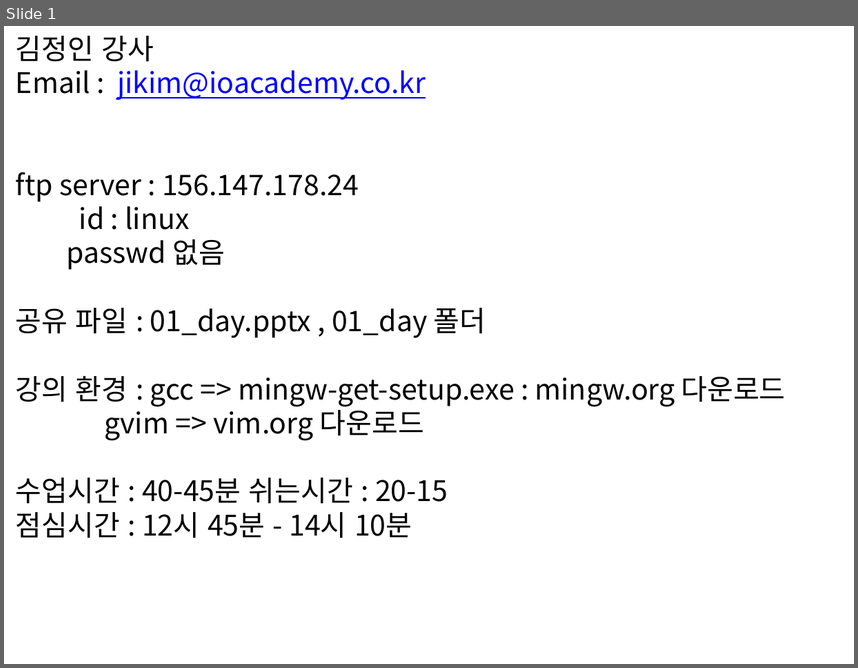
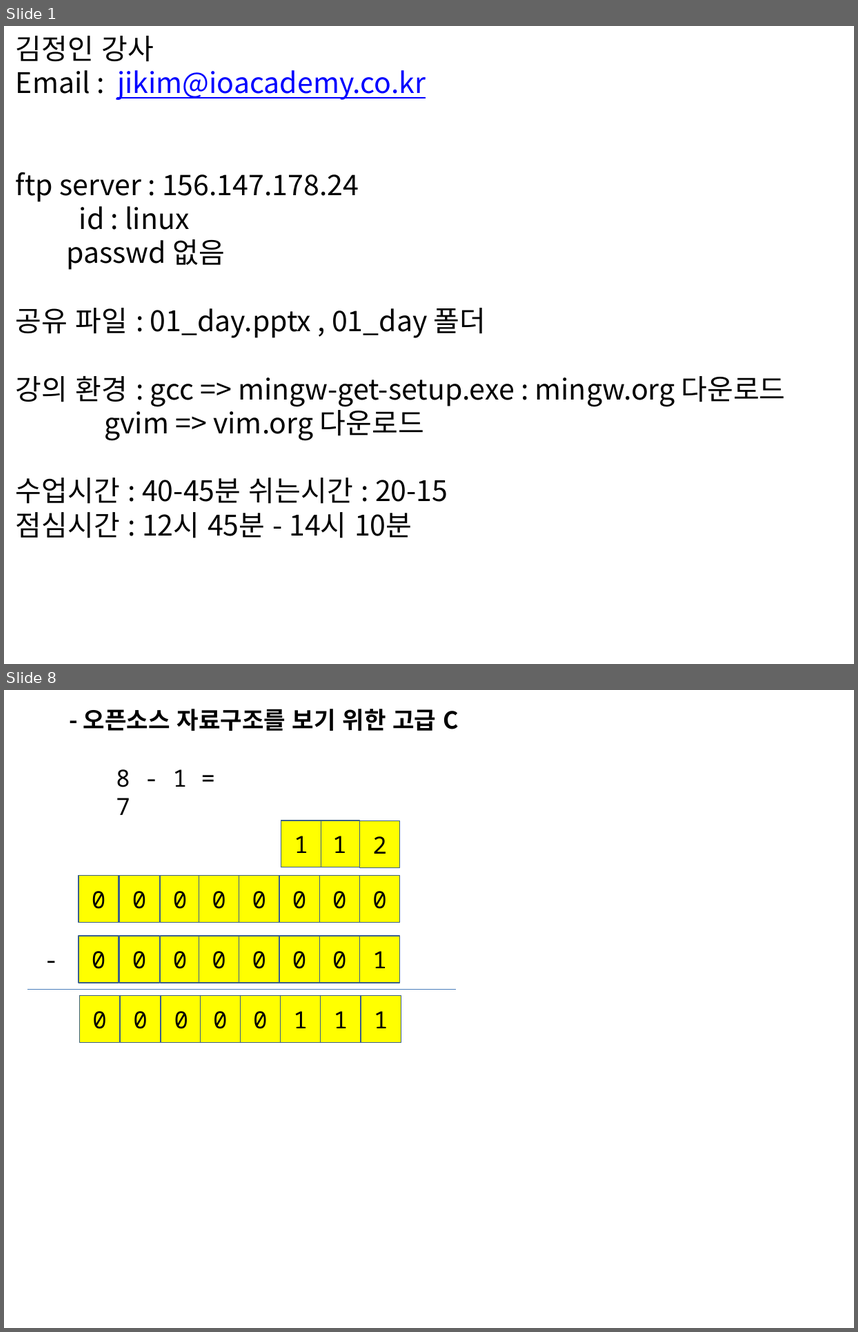
Before and after one commit to chisun-joung/osdsalgo_c, a slide deck: 01_day.pptx. Shown one above the other, each under a label of ours: slide 1 before the commit, slides 1 and 8 after it; the slides between them are not shown. The pictures are 858x668 and 858x1332 pixels, drawn with LibreOffice and Linux fonts; fonts in the diff are those of the drawing. Boxes give left, top, right and bottom in pixels: in the first picture for what was removed or moved away, otherwise in the second. Text is boxed around its words. In the diff, an @@ line names an element or a change of style, - is before the commit and + after.

```diff
--- a/01_day.pptx
+++ b/01_day.pptx
@@ slide 8 added at (4,690,854,1328), background #FFFFFF @@
@@ text added at (83,709,458,731), 20 pt, text #000000, bold @@
+- 오픈소스 자료구조를 보기 위한 고급 C
@@ text added at (116,769,188,815), 20 pt, text #000000 @@
+8 - 1 = 7
@@ rectangle added at (281,820,321,867), fill #FFFF00, outline #3A5F8C 0.75 pt, 20 pt, text #000000 @@
+1
@@ rectangle added at (319,820,359,867), fill #FFFF00, outline #3A5F8C 0.75 pt, 20 pt, text #000000 @@
+1
@@ rectangle added at (359,821,399,867), fill #FFFF00, outline #3A5F8C 0.75 pt, 20 pt, text #000000 @@
+2
@@ rectangle added at (79,876,119,922), fill #FFFF00, outline #3A5F8C 0.75 pt, 20 pt, text #000000 @@
+0
@@ rectangle added at (120,876,159,922), fill #FFFF00, outline #3A5F8C 0.75 pt, 20 pt, text #000000 @@
+0
@@ rectangle added at (161,876,201,922), fill #FFFF00, outline #3A5F8C 0.75 pt, 20 pt, text #000000 @@
+0
@@ rectangle added at (199,876,239,922), fill #FFFF00, outline #3A5F8C 0.75 pt, 20 pt, text #000000 @@
+0
@@ rectangle added at (239,876,279,922), fill #FFFF00, outline #3A5F8C 0.75 pt, 20 pt, text #000000 @@
+0
@@ rectangle added at (279,876,319,922), fill #FFFF00, outline #3A5F8C 0.75 pt, 20 pt, text #000000 @@
+0
@@ rectangle added at (319,876,359,922), fill #FFFF00, outline #3A5F8C 0.75 pt, 20 pt, text #000000 @@
+0
@@ rectangle added at (359,876,399,922), fill #FFFF00, outline #3A5F8C 0.75 pt, 20 pt, text #000000 @@
+0
@@ rectangle added at (79,936,119,983), fill #FFFF00, outline #3A5F8C 0.75 pt, 20 pt, text #000000 @@
+0
@@ rectangle added at (120,936,159,983), fill #FFFF00, outline #3A5F8C 0.75 pt, 20 pt, text #000000 @@
+0
@@ rectangle added at (161,936,201,983), fill #FFFF00, outline #3A5F8C 0.75 pt, 20 pt, text #000000 @@
+0
@@ rectangle added at (199,936,239,983), fill #FFFF00, outline #3A5F8C 0.75 pt, 20 pt, text #000000 @@
+0
@@ rectangle added at (239,936,279,983), fill #FFFF00, outline #3A5F8C 0.75 pt, 20 pt, text #000000 @@
+0
@@ rectangle added at (279,936,319,983), fill #FFFF00, outline #3A5F8C 0.75 pt, 20 pt, text #000000 @@
+0
@@ rectangle added at (319,936,359,983), fill #FFFF00, outline #3A5F8C 0.75 pt, 20 pt, text #000000 @@
+0
@@ rectangle added at (359,936,399,983), fill #FFFF00, outline #3A5F8C 0.75 pt, 20 pt, text #000000 @@
+1
@@ text added at (36,940,66,978), 20 pt, text #000000 @@
+-
@@ line added from (27, 989) to (455, 989), #4B7EBC 0.75 pt @@
@@ rectangle added at (80,995,120,1042), fill #FFFF00, outline #3A5F8C 0.75 pt, 20 pt, text #000000 @@
+0
@@ rectangle added at (121,995,161,1042), fill #FFFF00, outline #3A5F8C 0.75 pt, 20 pt, text #000000 @@
+0
@@ rectangle added at (161,995,201,1042), fill #FFFF00, outline #3A5F8C 0.75 pt, 20 pt, text #000000 @@
+0
@@ rectangle added at (201,995,240,1042), fill #FFFF00, outline #3A5F8C 0.75 pt, 20 pt, text #000000 @@
+0
@@ rectangle added at (240,995,280,1042), fill #FFFF00, outline #3A5F8C 0.75 pt, 20 pt, text #000000 @@
+0
@@ rectangle added at (280,995,320,1042), fill #FFFF00, outline #3A5F8C 0.75 pt, 20 pt, text #000000 @@
+1
@@ rectangle added at (320,995,360,1042), fill #FFFF00, outline #3A5F8C 0.75 pt, 20 pt, text #000000 @@
+1
@@ rectangle added at (361,995,401,1042), fill #FFFF00, outline #3A5F8C 0.75 pt, 20 pt, text #000000 @@
+1
```
Also in this commit, not shown: 1 slide changed, 16 other slides added, 1 other file.
